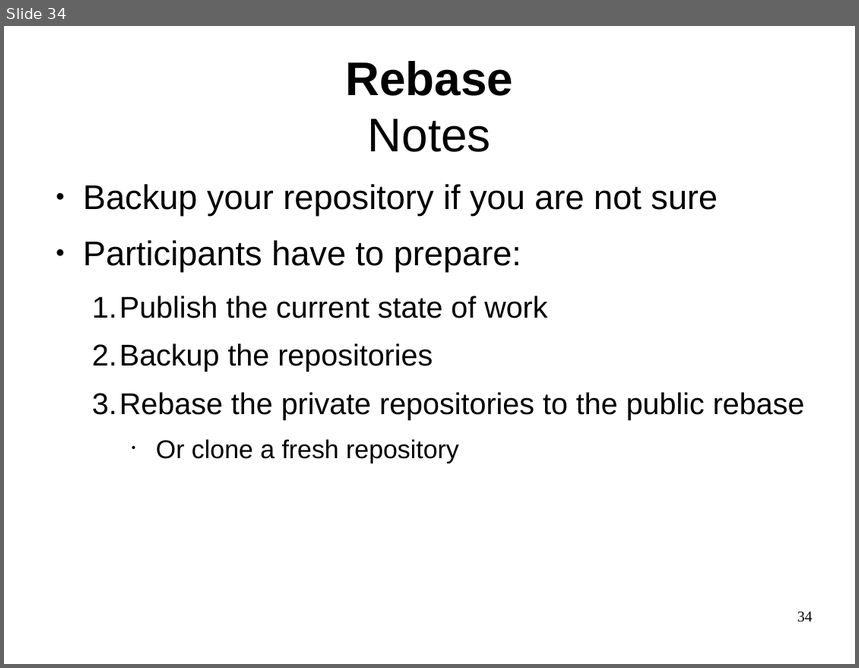
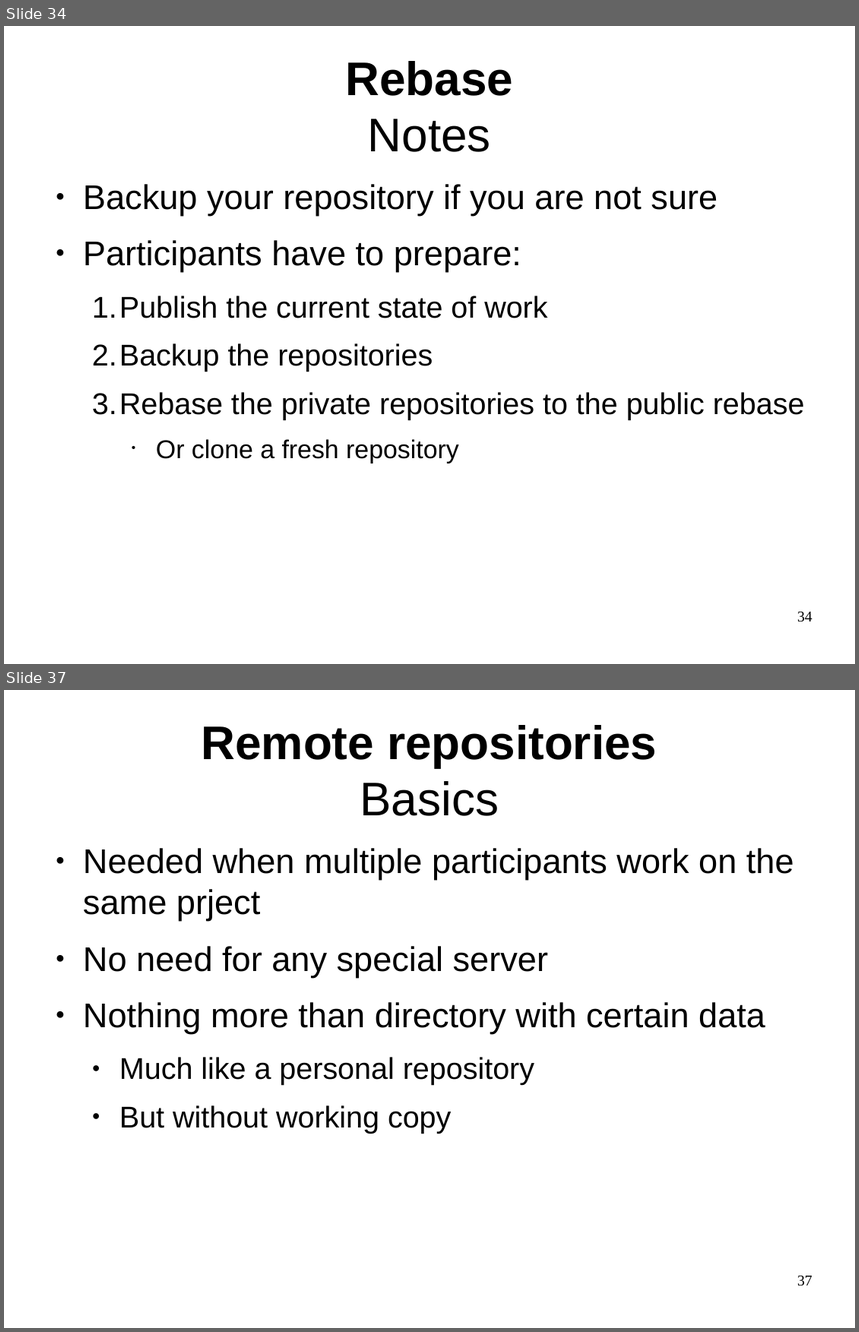
Before and after one commit to philpackmohr/git-paper, a slide deck: git-presentation.odp. Shown one above the other, each under a label of ours: slide 34 before the commit, slides 34 and 37 after it; the slides between them are not shown. The pictures are 859x668 and 859x1332 pixels, drawn with LibreOffice and Linux fonts; fonts in the diff are those of the drawing. Boxes give left, top, right and bottom in pixels: in the first picture for what was removed or moved away, otherwise in the second. Text is boxed around its words. In the diff, an @@ line names an element or a change of style, - is before the commit and + after.

```diff
--- a/git-presentation.odp
+++ b/git-presentation.odp
@@ slide 37 added at <box>4,690,855,1328</box>, background #FFFFFF @@
@@ title added at <box>202,725,657,816</box>, 44 pt, text #000000, bold @@
+Remote repositories
+Basics
@@ text added at <box>83,848,794,1134</box>, 32 pt, text #000000 @@
+● Needed when multiple participants work on the same prject
+● No need for any special server
+● Nothing more than directory with certain data
+  ● Much like a personal repository
+  ● But without working copy
@@ page number added at <box>797,1276,813,1287</box>, 14 pt, text #000000 @@
+37
```
Also in this commit, not shown: 2 slides changed, 15 other slides added, 1 other file.
